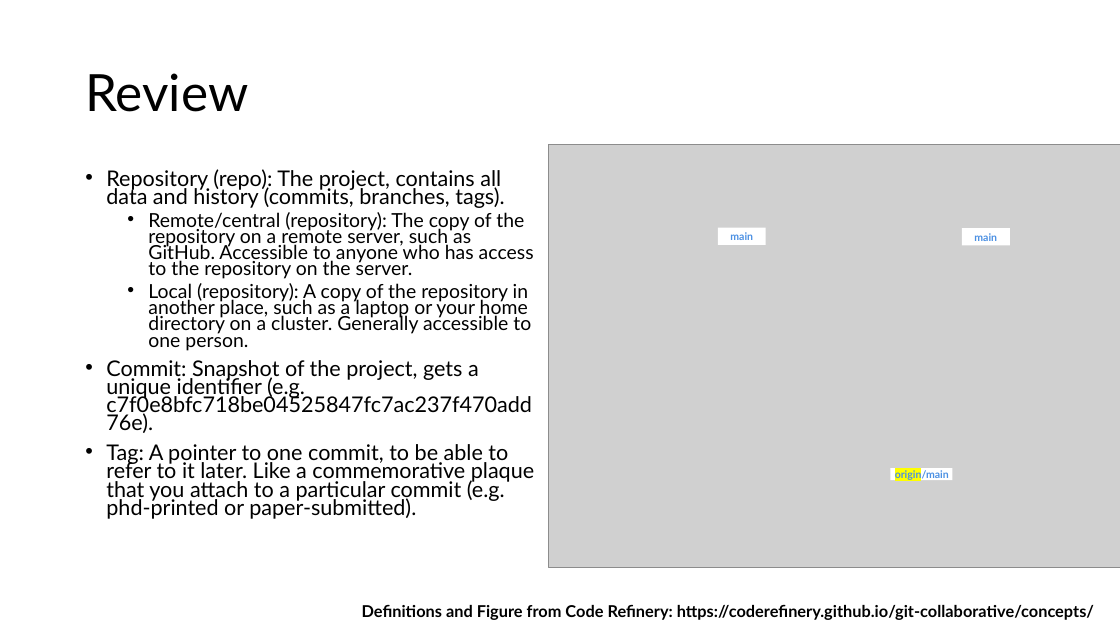
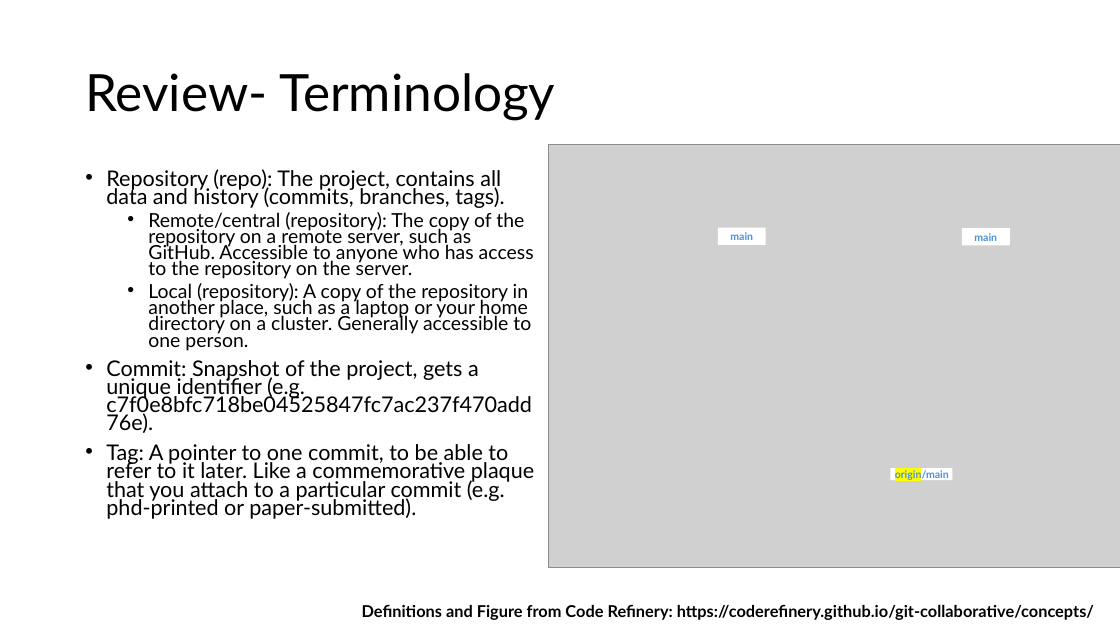
Before and after one commit to INTERSECT-training/collaborative-git, a slide deck: slide 7 of presentations/CollaborativeGit.pptx (slide 5 before the commit). Drawn at 1120x630 pixels with LibreOffice and Linux fonts; fonts in the diff are those of the drawing; grey boxes stand for pictures; background and template pictures are left out. Boxes give left, top, right and bottom in pixels: in the first picture for what was removed or moved away, otherwise in the second. Text is boxed around its words. In the diff, an @@ line names an element or a change of style, - is before the commit and + after.

```diff
--- a/presentations/CollaborativeGit.pptx
+++ b/presentations/CollaborativeGit.pptx
@@ title at <box>85,73,555,120</box>: text changed @@
-Review
+Review- Terminology
```
Also in this commit, not shown: 3 other slides changed, 5 slides added, 1 other file.
